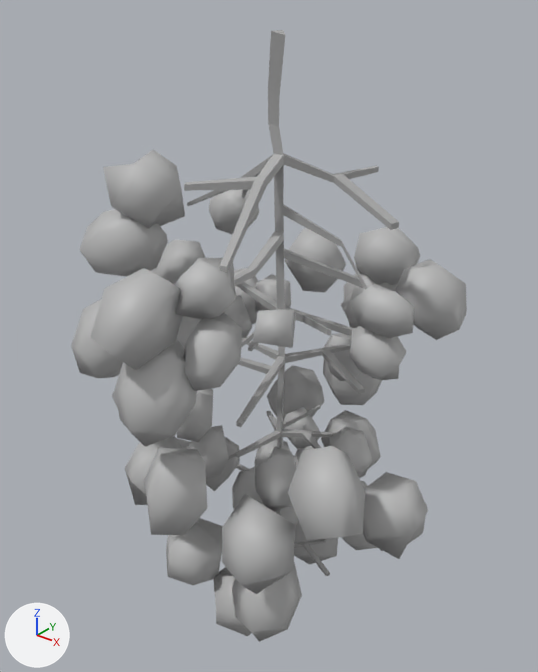
Renders of the FBX model Assets/_/Project/Art/Models/Interactables/3D_Grappe_03.fbx from each side of a commit.
Rendered twice from a 50 mm camera at (0.1061, -0.1377, 0.1929) aimed at (-0.0055, 0.0018, 0.1064). The lights are fixed; the arrows at lower left show +X, +Y and +Z. The picture after the commit comes second. Where no turn or scale is listed for an object, it has been applied to the vertices.

The first picture shows 'SM_Grappe3_LP'.
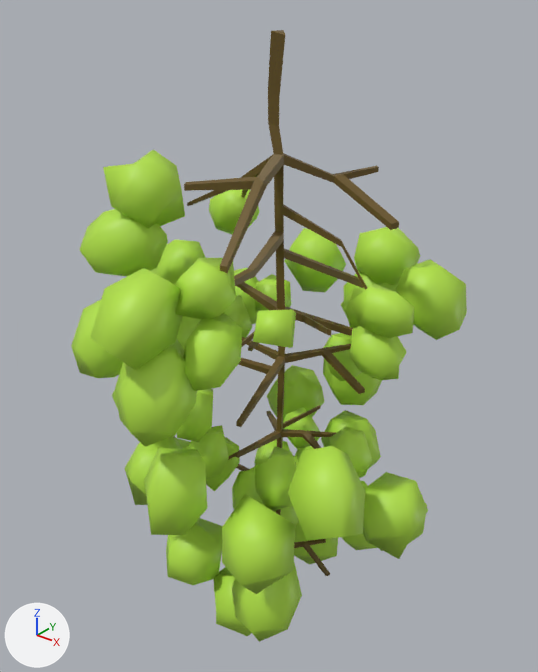
Where the newer file only moved an object's origin or applied its transform, the numbers keep the older frame.

Pixel boxes [x1, y1, x2, y2] of what changed, in the pictures (538 x 672 px):
'SM_Grappe3_LP', recoloured, surface changed (grey to green)
    both: [71, 30, 467, 642]
part 1 of me_mesh, recoloured (grey to green)
    both: [71, 150, 467, 642]
part 2 of me_mesh, recoloured
    both: [184, 30, 399, 576]
part 3 of me_mesh, surface changed (grey to green)
    both: [71, 30, 467, 642]

The edits, one by one:
Picture 'T_Lampe.png' (img_t_lampe_png) is new.
Material 'M_Lampe' (mat_m_lampe) is new.
Its texture is img_t_lampe_png.
me_mesh has 1175 vertices, 1091 faces and spans x -0.051..0.044, y -0.053..0.053, z 0.019..0.182.
me_mesh is used by ob_sm_grappe3_lp; location (0.0, 0.0, 0.0).
me_mesh part 1: all 733 faces that had it switch from mat_lambert1 (grey #bcbcbc) to mat_m_lampe (picture img_t_lampe_png).
me_mesh part 2: all 358 faces that had it switch from mat_standardsurface1 (grey #aaaaaa) to mat_m_lampe (picture img_t_lampe_png).
me_mesh part 3: texture (UV) coordinates of 1091 of 1091 faces, centred in x -0.049..0.042, y -0.05..0.051, z 0.025..0.182, changed; they spanned u 0.0..0.11, v 0.0..0.11 and now span u 0.06..0.34, v 0.43..0.94.
